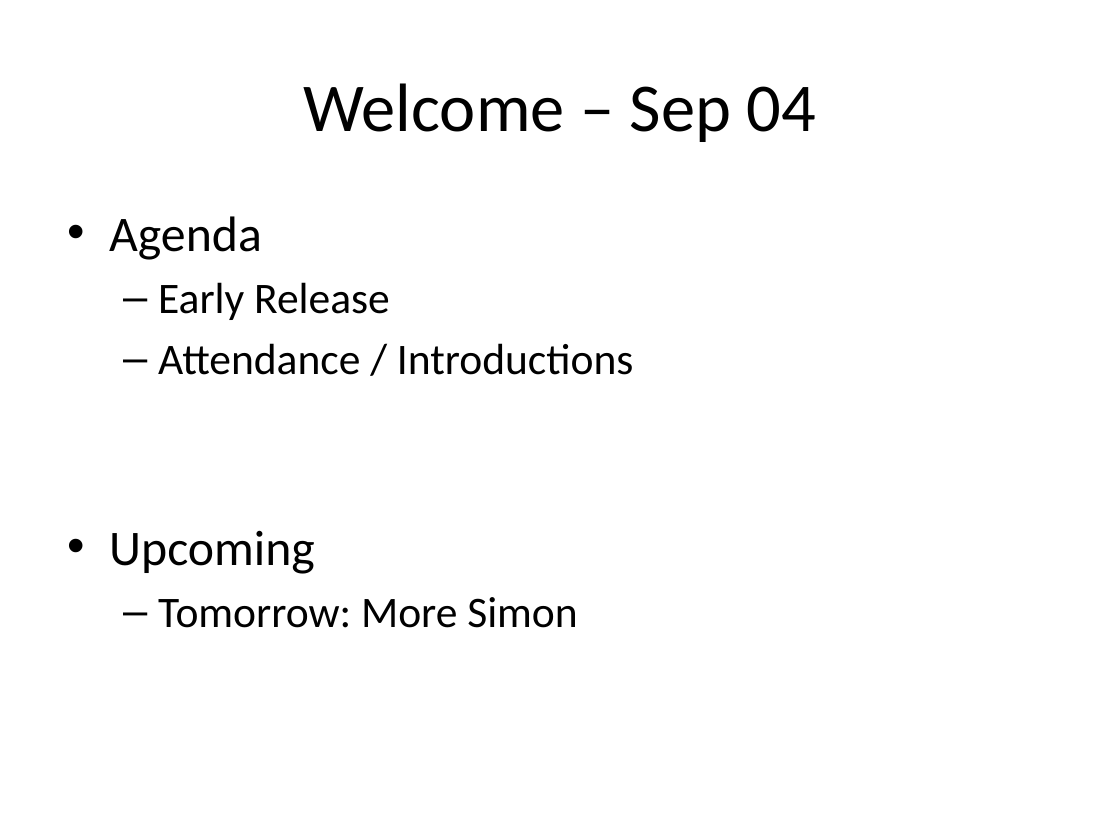
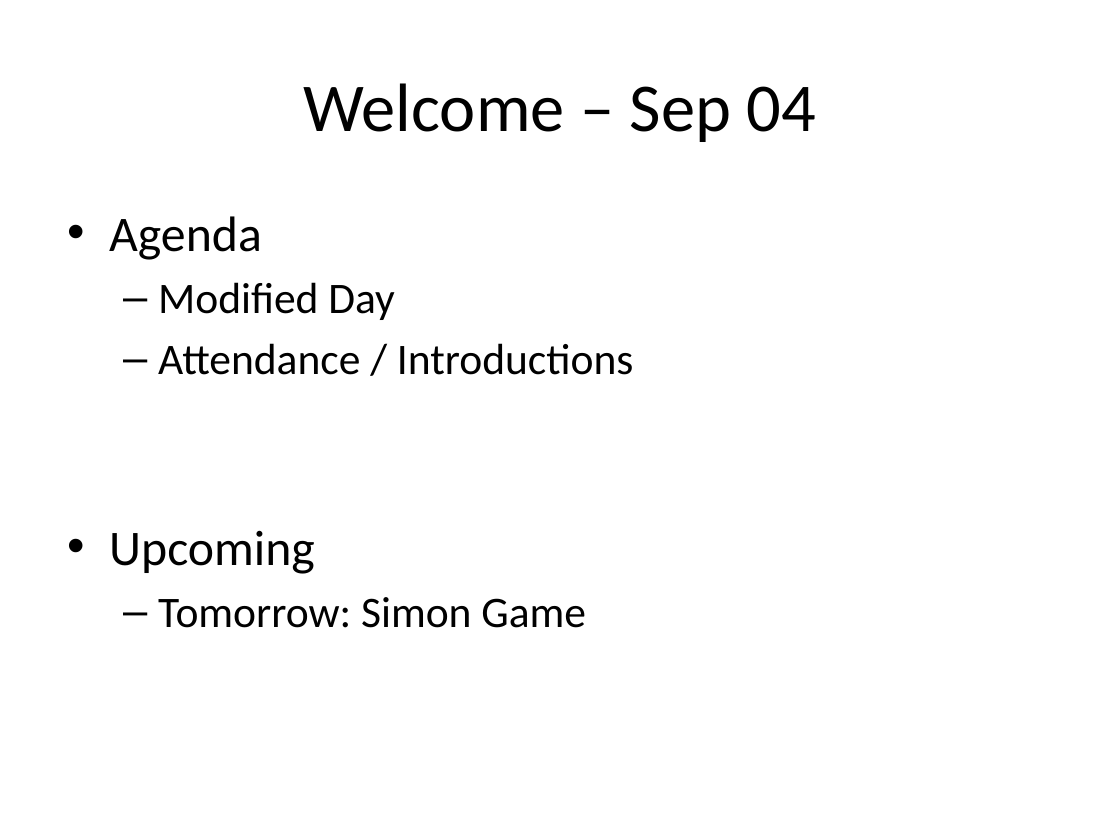
Before and after one commit to optimalcore/ICS2O0, a slide deck: slide 2 of Daily Agendas/Day1.2_FirstDay.pptx. Drawn at 1120x840 pixels with LibreOffice and Linux fonts; fonts in the diff are those of the drawing. Boxes give left, top, right and bottom in pixels: in the first picture for what was removed or moved away, otherwise in the second. Text is boxed around its words. In the diff, an @@ line names an element or a change of style, - is before the commit and + after.

```diff
--- a/Daily Agendas/Day1.2_FirstDay.pptx
+++ b/Daily Agendas/Day1.2_FirstDay.pptx
@@ text at <box>158,282,394,320</box>: text changed @@
-  – Early Release
+  – Modified Day
@@ text at <box>158,597,586,628</box>: text changed @@
-  – Tomorrow: More Simon
+  – Tomorrow: Simon Game
```
